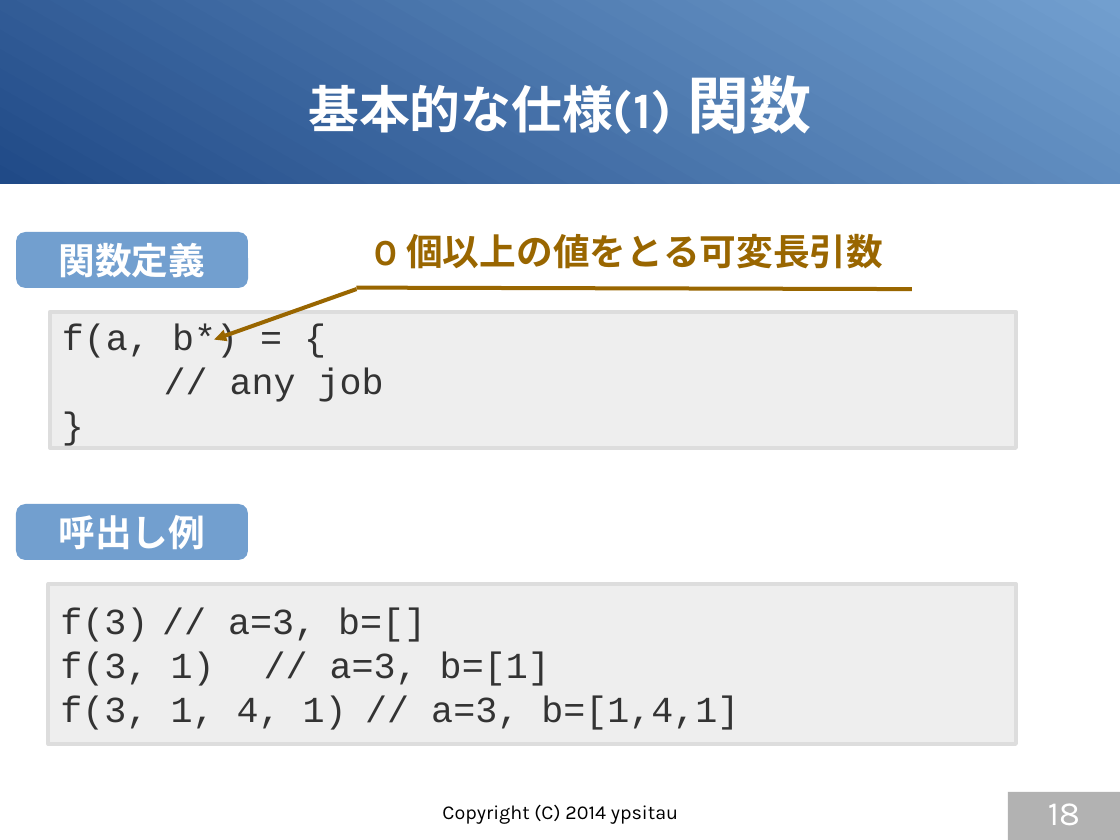
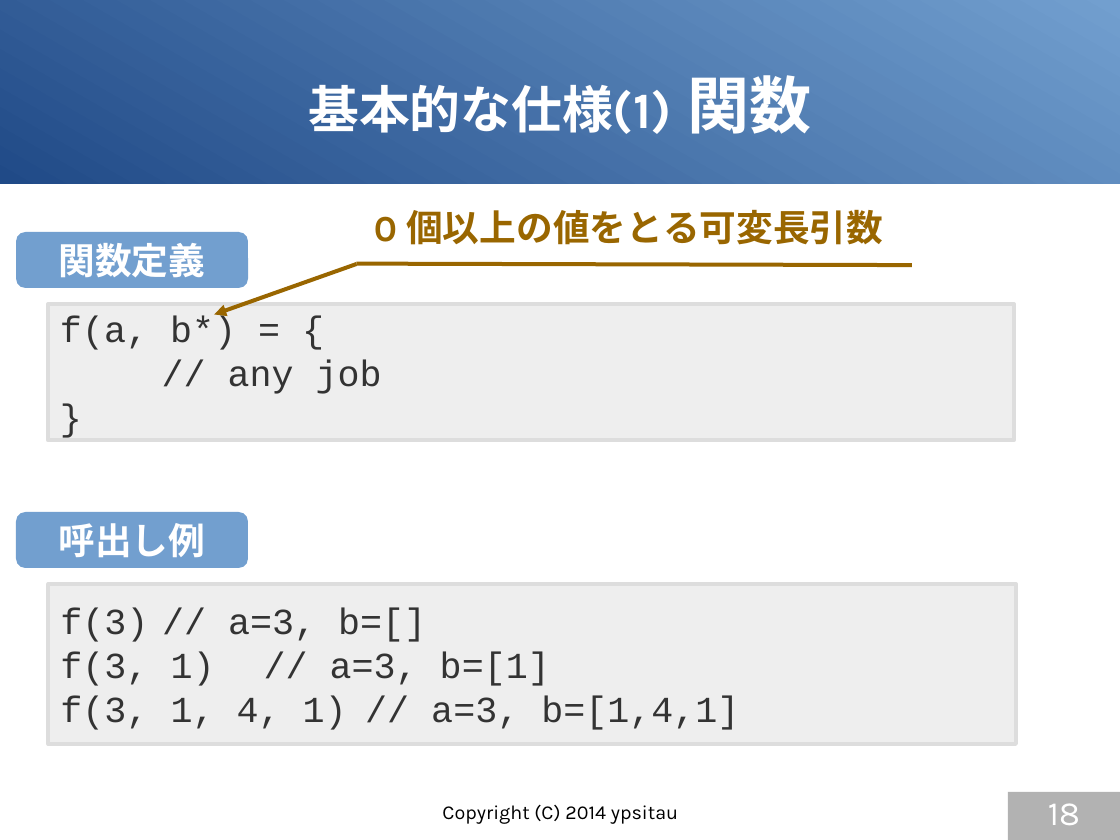
Before and after one commit to gura-lang/gura-doc, a slide deck: slide 18 of presentation/gura-introduction.odp. Drawn at 1120x840 pixels with LibreOffice and Linux fonts; fonts in the diff are those of the drawing. Boxes give left, top, right and bottom in pixels: in the first picture for what was removed or moved away, otherwise in the second. Text is boxed around its words. In the diff, an @@ line names an element or a change of style, - is before the commit and + after.

```diff
--- a/presentation/gura-introduction.odp
+++ b/presentation/gura-introduction.odp
@@ 1 text, 1 line, 1 arrow: place and size @@
-1 text, 1 line, 1 arrow at bbox=[214, 233, 913, 339]
+1 text, 1 line, 1 arrow at bbox=[214, 209, 913, 314]
@@ rectangle "f(a, b*) = {": place and size @@
-rectangle "f(a, b*) = {" at bbox=[50, 312, 1016, 448]
+rectangle "f(a, b*) = {" at bbox=[48, 304, 1014, 440]
@@ rounded rectangle "呼出し例": place and size @@
-rounded rectangle "呼出し例" at bbox=[16, 504, 248, 560]
+rounded rectangle "呼出し例" at bbox=[16, 512, 248, 568]
```
Also in this commit, not shown: 10 other slides changed, 1 slide added.
